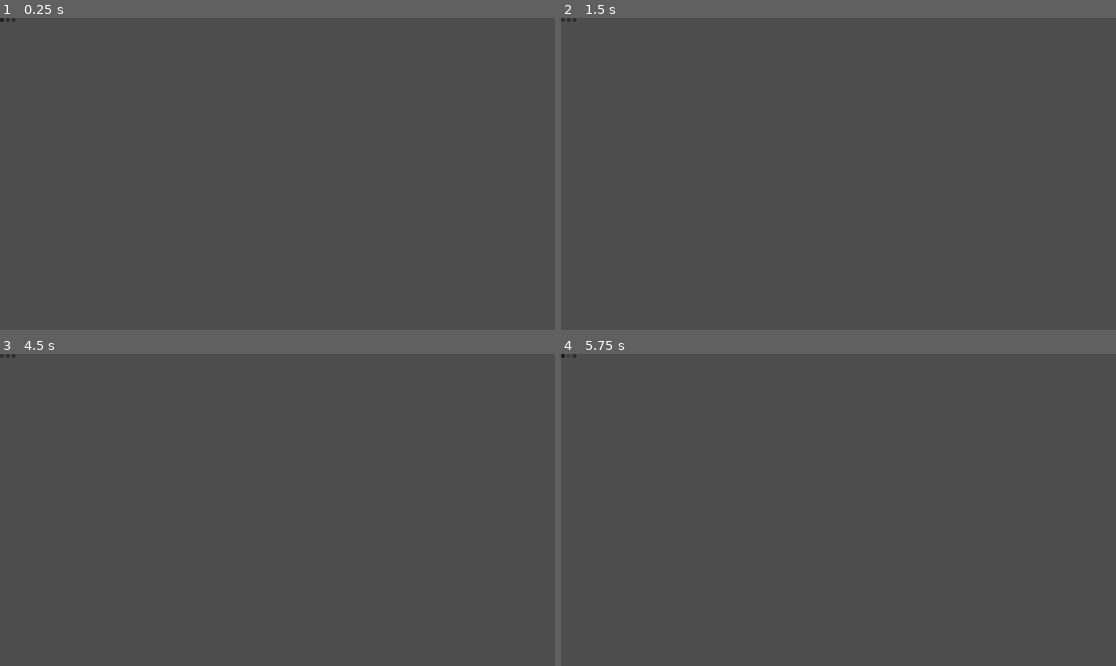
Above: before the commit, frames 1-4 (two rows, left to right).
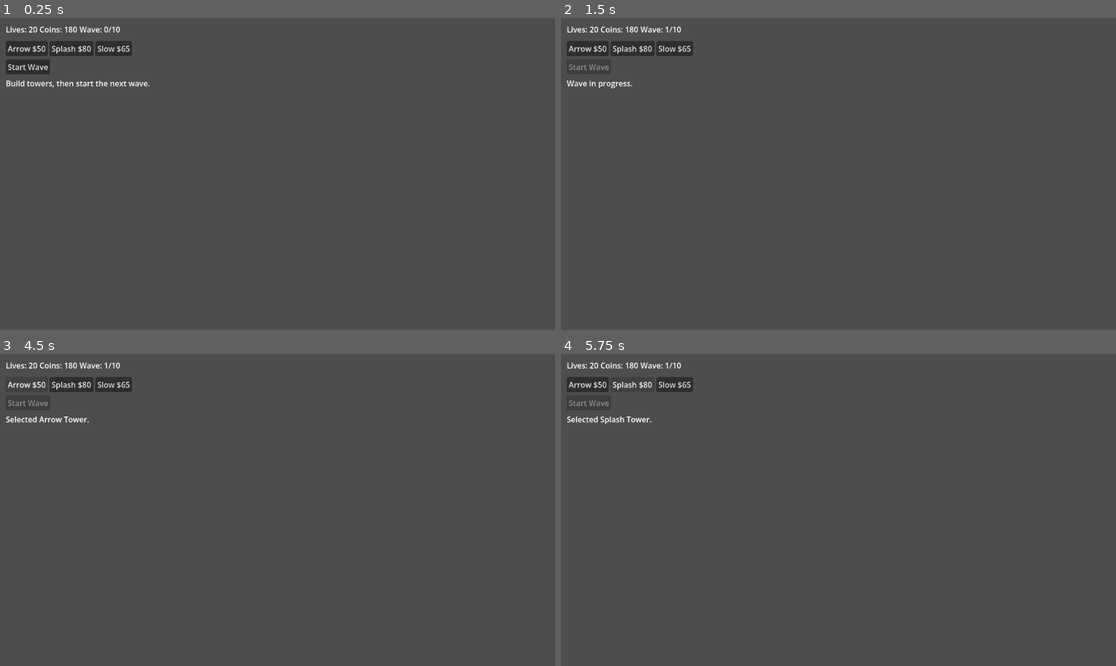
Above: after the commit, the same moments.

Repository: q107580018/croptails
Game: Godot game, scene res://scenes/Main.tscn
The game is run twice, just before and just after one commit, with the same random seed, the same clock (stepped at 60 frames per second) and the same inputs.
Inputs (mouse positions are in pixels of both pictures, inside the frame that each line leads up to; where the layout moved, square brackets give the same spot in the first picture):
- Up to frame 1 (0.25 s): no input
- Up to frame 2 (1.5 s): click (588, 67) [561, 21] at 0.5 s; click (561, 21) at 1.27 s
- Up to frame 3 (4.5 s): click (0, 357) at 2.02 s; click (0, 357) at 2.77 s; click (0, 357) at 3.52 s; click (27, 385) [0, 357] at 4.25 s
- Up to frame 4 (5.75 s): click (633, 385) [566, 357] at 5 s

The runs differ from the first frame. In frame 1, 1.8% of the frame differs, in the area x 0-27%, y 0-23%; in frame 2, 1.4%; in frame 3, 1.1%; in frame 4, 1.1%.

Commit message:
feat: add tower defense HUD

Diff:
--- a/scenes/Main.tscn
+++ b/scenes/Main.tscn
@@ -41,24 +41,39 @@
 [node name="UI" type="CanvasLayer" parent="." unique_id=925799140]
 
 [node name="Hud" type="Control" parent="UI" unique_id=2009209633]
+layout_mode = 2
+anchor_left = 0.0
+anchor_top = 0.0
+anchor_right = 1.0
+anchor_bottom = 1.0
+offset_left = 0.0
+offset_top = 0.0
+offset_right = 0.0
+offset_bottom = 0.0
 script = ExtResource("7_hud")
-layout_mode = 3
-anchors_preset = 0
 
 [node name="TopBar" type="HBoxContainer" parent="UI/Hud" unique_id=1130346769]
 layout_mode = 0
+offset_left = 12.0
+offset_top = 12.0
 
 [node name="LivesLabel" type="Label" parent="UI/Hud/TopBar" unique_id=508541178]
 layout_mode = 2
+text = "Lives: 20"
 
 [node name="CoinsLabel" type="Label" parent="UI/Hud/TopBar" unique_id=2038324517]
 layout_mode = 2
+text = "Coins: 180"
 
 [node name="WaveLabel" type="Label" parent="UI/Hud/TopBar" unique_id=1079126553]
 layout_mode = 2
+text = "Wave: 0/10"
 
 [node name="TowerButtons" type="HBoxContainer" parent="UI/Hud" unique_id=390699703]
 layout_mode = 0
+offset_left = 12.0
+offset_top = 48.0
+theme_override_constants/separation = 4
 
 [node name="ArrowButton" type="Button" parent="UI/Hud/TowerButtons" unique_id=817019012]
 layout_mode = 2
@@ -71,9 +86,17 @@
 
 [node name="StartWaveButton" type="Button" parent="UI/Hud" unique_id=208957286]
 layout_mode = 0
+offset_left = 12.0
+offset_top = 86.0
 
 [node name="RestartButton" type="Button" parent="UI/Hud" unique_id=1422692703]
 layout_mode = 0
+offset_left = 120.0
+offset_top = 86.0
+visible = false
 
 [node name="StatusLabel" type="Label" parent="UI/Hud" unique_id=999042394]
 layout_mode = 0
+offset_left = 12.0
+offset_top = 124.0
+offset_right = 400.0
--- a/scripts/ui/hud.gd
+++ b/scripts/ui/hud.gd
@@ -1,11 +1,48 @@
 class_name Hud
 extends Control
 
-func setup(game: Main) -> void:
-	pass
+@onready var lives_label: Label = $TopBar/LivesLabel
+@onready var coins_label: Label = $TopBar/CoinsLabel
+@onready var wave_label: Label = $TopBar/WaveLabel
+@onready var arrow_button: Button = $TowerButtons/ArrowButton
+@onready var splash_button: Button = $TowerButtons/SplashButton
+@onready var slow_button: Button = $TowerButtons/SlowButton
+@onready var start_wave_button: Button = $StartWaveButton
+@onready var restart_button: Button = $RestartButton
+@onready var status_label: Label = $StatusLabel
+
+var game: Main
+
+
+func setup(game_node: Main) -> void:
+	game = game_node
+	game.stats_changed.connect(_on_stats_changed)
+	game.status_changed.connect(_on_status_changed)
+	arrow_button.text = "Arrow $50"
+	splash_button.text = "Splash $80"
+	slow_button.text = "Slow $65"
+	start_wave_button.text = "Start Wave"
+	restart_button.text = "Restart"
+	arrow_button.pressed.connect(func() -> void: game.select_tower(0))
+	splash_button.pressed.connect(func() -> void: game.select_tower(1))
+	slow_button.pressed.connect(func() -> void: game.select_tower(2))
+	start_wave_button.pressed.connect(game.start_wave)
+	restart_button.pressed.connect(game.restart)
+
 
 func set_start_wave_enabled(enabled: bool) -> void:
-	pass
+	start_wave_button.disabled = not enabled
+
 
 func show_restart(visible: bool) -> void:
-	pass
+	restart_button.visible = visible
+
+
+func _on_stats_changed(lives: int, coins: int, wave: int, max_waves: int) -> void:
+	lives_label.text = "Lives: %d" % lives
+	coins_label.text = "Coins: %d" % coins
+	wave_label.text = "Wave: %d/%d" % [wave, max_waves]
+
+
+func _on_status_changed(text: String) -> void:
+	status_label.text = text
